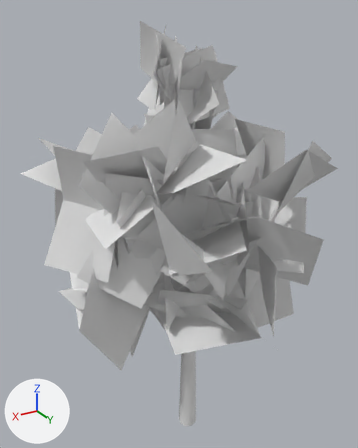
The COLLADA model Resources/Collada/Environment/Trees/Birch/birch_a.dae as it was, and as the next commit left it.
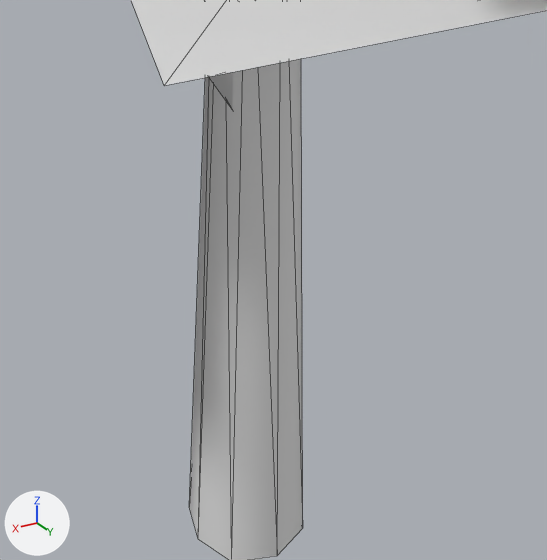
The first picture shows the older version from a 50 mm camera at (9.39, 14.89, 16.51) aimed at (-0.03, -0.8, 8.67). The close-ups show both versions on the part from 42% to 65% of the width and 76% to 95% of the height of that picture. The lights are fixed; the arrows at lower left show +X, +Y and +Z. The close-ups show mesh edges as thin lines.

Names of what the first close-up shows: 'bircha80'.
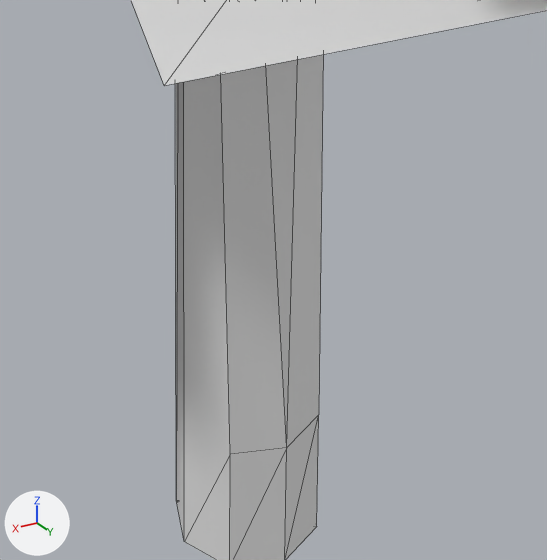
The change, as a diff of the scene's bpy script:
```diff
--- a/Resources/Collada/Environment/Trees/Birch/birch_a.dae.py
+++ b/Resources/Collada/Environment/Trees/Birch/birch_a.dae.py
@@ me_volume @@
+me_volume.from_pydata([(0.0, 0.5, -0.86), (0.0, 0.5, 0.14), (0.35, 0.35, -0.86), (0.35, 0.35, 0.14), (0.5, 0.0, -0.86), (0.5, 0.0, 12.97), (0.35, -0.35, -0.86), (0.35, -0.35, 12.97), (0.0, -0.5, -0.86), (0.0, -0.5, 12.97), (-0.35, -0.35, -0.86), (-0.35, -0.35, 12.97), (-0.5, 0.0, -0.86), (-0.5, 0.0, 12.97), (-0.35, 0.35, -0.86), (-0.35, 0.35, 0.14)], [], [(1, 3, 2), (3, 5, 4), (5, 7, 6), (7, 9, 8), (9, 11, 10), (11, 13, 12), (13, 9, 5), (15, 1, 0), (12, 13, 15), (6, 12, 14), (0, 1, 2), (2, 3, 4), (4, 5, 6), (6, 7, 8), (8, 9, 10), (10, 11, 12), (5, 3, 1), (1, 15, 13), (13, 11, 9), (9, 7, 5), (5, 1, 13), (14, 15, 0), (14, 12, 15), (14, 0, 6), (2, 4, 6), (6, 8, 10), (10, 12, 6), (0, 2, 6)])
@@ ob_volume @@
+ob_volume = bpy.data.objects.new('Volume', me_volume)
+ob_volume.location = (0.0, 0.0, 0.0)
```

Changed parts and their boxes [x1, y1, x2, y2] in the close-ups (547 x 560 px):
'Volume', added
    after: [175, 54, 323, 560]
'bircha80', unchanged, covered by the edit
    before: [131, 0, 547, 560]
    after: [131, 0, 547, 85]
